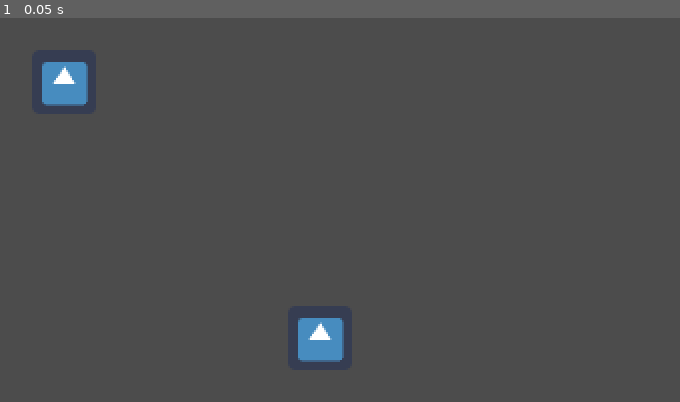
Above: before the commit, frame 1.
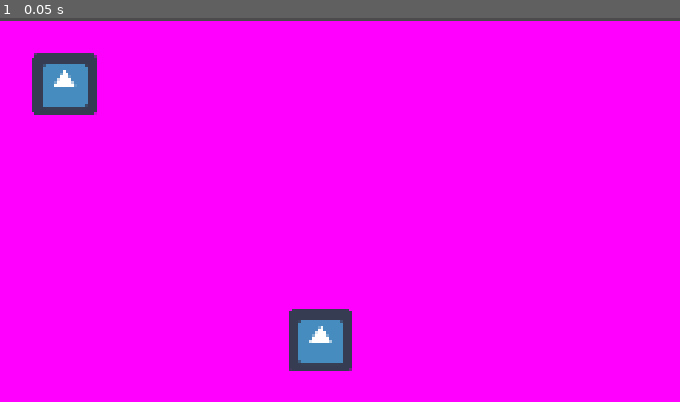
Above: after the commit, the same moment.

Repository: AmossGuy/BLAWK-remake
Game: Godot game, scene res://level1.tscn
The game is run twice, just before and just after one commit, with the same random seed, the same clock (stepped at 60 frames per second) and the same inputs. The engine's default icon, where the game draws it, is replaced by a stand-in: a white triangle on a blue panel in a dark square.
Inputs:
- Up to frame 1 (0.05 s): no input

The runs differ from the first frame. In frame 1, 97% of the frame differs, in the area x 0-100%, y 0-100%.

Commit message:
center and letterbox playing field

Diff:
--- a/level1.tscn
+++ b/level1.tscn
@@ -4,6 +4,14 @@
 [ext_resource path="res://scripts/CameraMoveByWindow.gd" type="Script" id=2]
 
 [node name="Node2D" type="Node2D"]
+
+[node name="ColorRect" type="ColorRect" parent="."]
+margin_right = 1920.0
+margin_bottom = 1080.0
+color = Color( 1, 0, 1, 1 )
+__meta__ = {
+"_edit_use_anchors_": false
+}
 
 [node name="icon" type="Sprite" parent="."]
 position = Vector2( 872, 600 )
--- a/scripts/WindowScaler.gd
+++ b/scripts/WindowScaler.gd
@@ -16,6 +16,11 @@
 	var screen := OS.get_current_screen()
 
 	game_offset = OS.get_screen_position(screen)
-	game_scale = 0.5
 
-	set_window_size(Vector2(680, 384))
+	var scales = OS.get_screen_size(screen) / Vector2(1920, 1080)
+	game_scale = min(scales.x, scales.y)
+
+	game_offset += (OS.get_screen_size(screen) - Vector2(1920, 1080)*game_scale) / 2
+
+	var original_window_size := OS.window_size
+	set_window_size(original_window_size)
